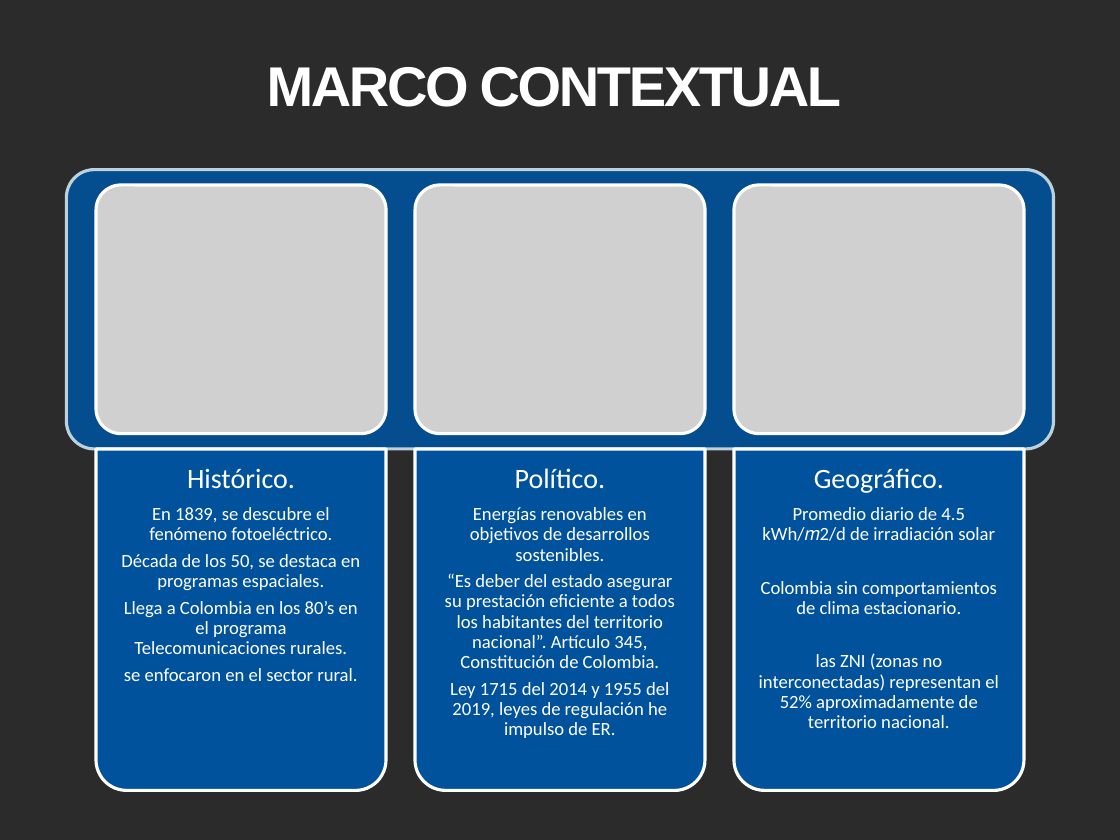
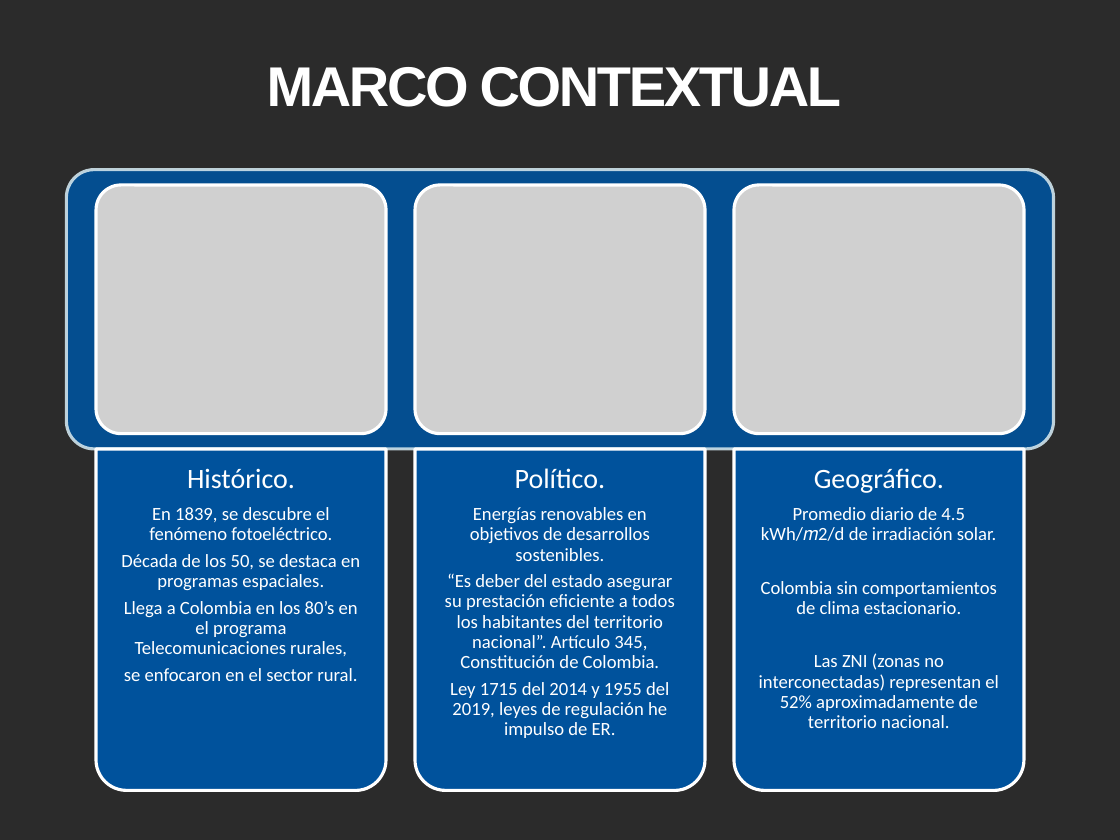
Before and after one commit to catorres480/Uniajc_Tesis_OTFV, a slide deck: slide 8 of Anteproyectos2021/ArchivosEntregables/Mayo/Exposicion_tesis_16052021.pptx. Drawn at 1120x840 pixels with LibreOffice and Linux fonts; fonts in the diff are those of the drawing; grey boxes stand for pictures; background and template pictures are left out; a plain dark background stands for a picture behind light text. Boxes give left, top, right and bottom in pixels: in the first picture for what was removed or moved away, otherwise in the second. Text is boxed around its words. In the diff, an @@ line names an element or a change of style, - is before the commit and + after.

```diff
--- a/Anteproyectos2021/ArchivosEntregables/Mayo/Exposicion_tesis_16052021.pptx
+++ b/Anteproyectos2021/ArchivosEntregables/Mayo/Exposicion_tesis_16052021.pptx
@@ text at [761, 507, 997, 541]: text changed @@
-Promedio diario de 4.5 kWh/𝑚2/d de irradiación solar
+Promedio diario de 4.5 kWh/𝑚2/d de irradiación solar.
@@ text at [124, 601, 358, 656]: text changed @@
-Llega a Colombia en los 80’s en el programa Telecomunicaciones rurales.
+Llega a Colombia en los 80’s en el programa Telecomunicaciones rurales,
@@ text at [759, 653, 999, 728]: text changed @@
-las ZNI (zonas no interconectadas) representan el 52% aproximadamente de territorio nacional.
+Las ZNI (zonas no interconectadas) representan el 52% aproximadamente de territorio nacional.
```
Also in this commit, not shown: 2 other slides changed.
